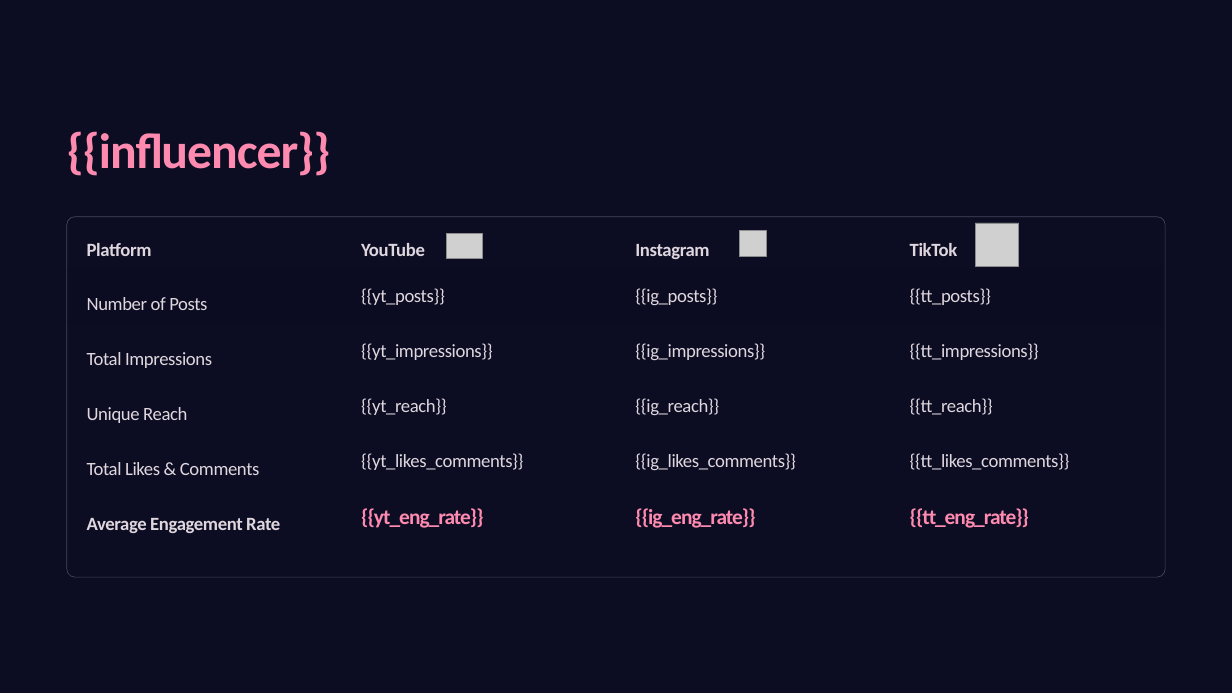
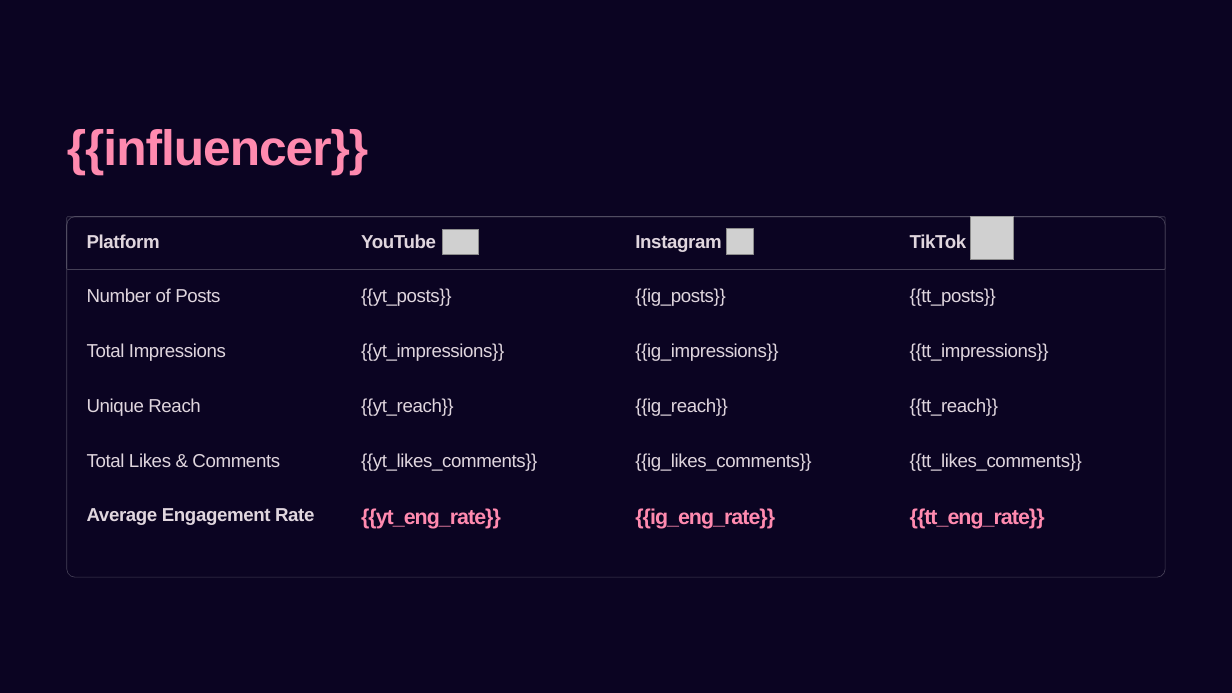
Before and after one commit to danifuya/ai-agents-tutorials, a slide deck: slide 2 of influencer_marketing/reports/template/template.pptx (slide 3 before the commit). Drawn at 1232x693 pixels with LibreOffice and Linux fonts; fonts in the diff are those of the drawing; grey boxes stand for pictures; background and template pictures are left out; a plain dark background stands for a picture behind light text. Boxes give left, top, right and bottom in pixels: in the first picture for what was removed or moved away, otherwise in the second. Text is boxed around its words. In the diff, an @@ line names an element or a change of style, - is before the commit and + after.

```diff
--- a/influencer_marketing/reports/template/template.pptx
+++ b/influencer_marketing/reports/template/template.pptx
@@ rectangle at [0,0,1232,693]: fill #0B0C23 at 95% opacity to #0C0524 at 95% opacity @@
@@ text "{{influencer}}" at [67,129,368,175]: font Calibri to Arial; line spacing 58.5pt to 1 @@
@@ rounded rectangle added at [67,216,1165,270], outline #FFFFFF 0.6 pt @@
@@ picture: place and size @@
-picture at [446,233,482,259]
+picture at [443,229,479,255]
@@ picture: place and size @@
-picture at [740,230,767,257]
+picture at [726,228,753,255]
@@ picture: place and size @@
-picture at [975,223,1019,267]
+picture at [970,216,1014,260]
@@ rectangle removed at [67,269,1164,323] @@
@@ font Calibri to Arial; line spacing 28.5pt to 1 in 9 elements at [87,234,160,248], [361,234,436,248], [635,235,721,252], [910,234,967,248], [87,288,220,302], [87,343,226,361], [87,398,201,416], [87,453,280,467], [87,508,314,525] @@
@@ font Calibri to Arial in 15 elements at [361,288,451,306], [635,288,725,306], [910,288,996,306], [361,343,504,361], [635,343,778,361], [910,343,1049,361], [361,398,453,416], [635,398,727,416], [910,398,998,416], [361,453,537,471], [635,453,811,471], [910,453,1082,471], [361,508,501,529], [635,508,775,529], [910,508,1045,529] @@
```
Also in this commit, not shown: 1 other slide changed, 1 slide removed, 10 other files.
